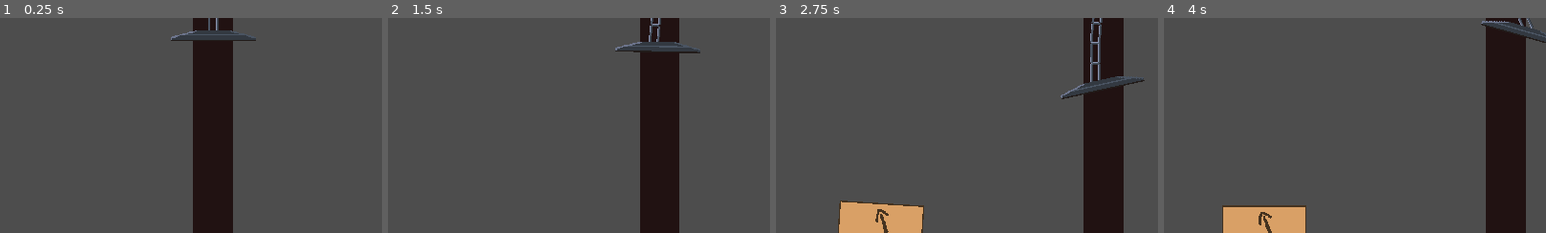
Above: before the commit, frames 1-4 (left to right).
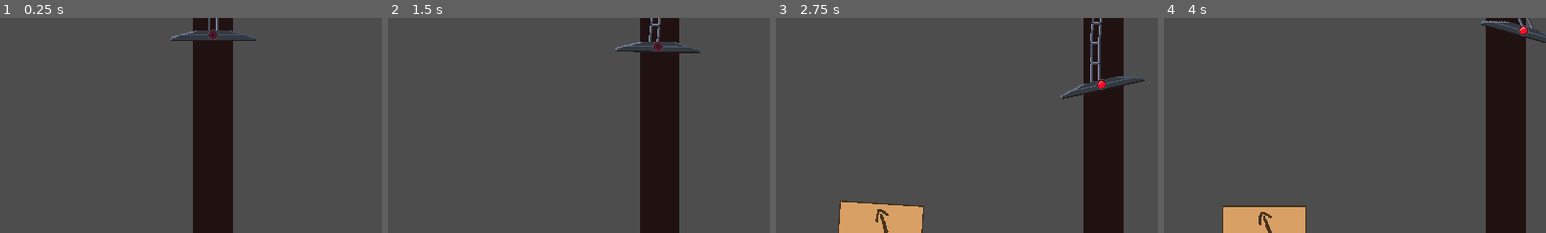
Above: after the commit, the same moments.

Repository: nanodeath/tippy-towers
Game: Godot game, scene res://game.tscn
Same seed, same stepped clock (60 frames per second), same inputs: the game is played once before the commit and once after it. The engine's default icon, where the game draws it, is replaced by a stand-in: a white triangle on a blue panel in a dark square.
Inputs:
- Up to frame 1 (0.25 s): no input
- Up to frame 2 (1.5 s): tap Enter at 0.5 s; hold D (move_right) 0.53-1.28 s; tap Space (toggle_magnet) at 0.6, 1.35 s; hold S (move_down) from 1.28 s (still down)
- Up to frame 3 (2.75 s): release S (move_down) at 2.03 s; hold D (move_right) from 2.03 s (still down); tap Space (toggle_magnet) at 2.1 s
- Up to frame 4 (4 s): release D (move_right) at 2.78 s; hold W (move_up) 2.78-3.53 s; tap Space (toggle_magnet) at 2.85, 3.6 s; hold A (move_left) from 3.53 s (still down)
The pictures show only the part of the screen within x 22-72%, y 26-76%; the shares and areas given below are measured in that part.

The runs differ from the first frame. In frame 1, 0.1% of the frame differs, in the area x 54-58%, y 5-11%; in frame 2, 0.1%; in frame 3, 0.1%, in the area x 83-87%, y 28-34%; in frame 4, 0.1%.

Commit message:
Add magnet light.

Diff:
--- a/tippy-towers/scenes/crane.tscn
+++ b/tippy-towers/scenes/crane.tscn
@@ -1,9 +1,10 @@
-[gd_scene load_steps=12 format=3 uid="uid://d2ytku27cc5of"]
+[gd_scene load_steps=16 format=3 uid="uid://d2ytku27cc5of"]
 
 [ext_resource type="Script" path="res://scripts/crane.gd" id="1_dp2g1"]
 [ext_resource type="Texture2D" uid="uid://cyed14anatvbx" path="res://art/crane.png" id="2_tib5a"]
 [ext_resource type="PackedScene" uid="uid://tlivsympbxyw" path="res://scenes/chain_link.tscn" id="3_1rkxp"]
 [ext_resource type="Texture2D" uid="uid://lh2e6lwh838u" path="res://art/magnet.png" id="4_ge2jl"]
+[ext_resource type="Texture2D" uid="uid://dhnd3n0ef70ct" path="res://art/status_light.png" id="5_v5xqx"]
 
 [sub_resource type="RectangleShape2D" id="RectangleShape2D_aahc5"]
 size = Vector2(128, 96)
@@ -22,6 +23,33 @@
 
 [sub_resource type="RectangleShape2D" id="RectangleShape2D_mjl0t"]
 size = Vector2(128, 48)
+
+[sub_resource type="AtlasTexture" id="AtlasTexture_1h4fa"]
+atlas = ExtResource("5_v5xqx")
+region = Rect2(0, 0, 32, 32)
+
+[sub_resource type="AtlasTexture" id="AtlasTexture_0lohp"]
+atlas = ExtResource("5_v5xqx")
+region = Rect2(32, 0, 32, 32)
+
+[sub_resource type="SpriteFrames" id="SpriteFrames_2etnk"]
+animations = [{
+"frames": [{
+"duration": 1.0,
+"texture": SubResource("AtlasTexture_1h4fa")
+}],
+"loop": true,
+"name": &"default",
+"speed": 5.0
+}, {
+"frames": [{
+"duration": 1.0,
+"texture": SubResource("AtlasTexture_0lohp")
+}],
+"loop": true,
+"name": &"on",
+"speed": 5.0
+}]
 
 [sub_resource type="RectangleShape2D" id="RectangleShape2D_rt02g"]
 size = Vector2(16, 320)
@@ -168,6 +196,11 @@
 position = Vector2(0, 32)
 shape = SubResource("RectangleShape2D_mjl0t")
 
+[node name="Light" type="AnimatedSprite2D" parent="Magnet"]
+position = Vector2(0, -1)
+scale = Vector2(0.5, 0.5)
+sprite_frames = SubResource("SpriteFrames_2etnk")
+
 [node name="CollisionShape2D2" type="CollisionShape2D" parent="."]
 position = Vector2(-24, -96)
 shape = SubResource("RectangleShape2D_rt02g")
--- a/tippy-towers/scripts/crane.gd
+++ b/tippy-towers/scripts/crane.gd
@@ -11,6 +11,7 @@
 @onready var anchor_min = $AnchorMin
 @onready var anchor_max = $AnchorMax
 @onready var game: Game
+@onready var light = $Magnet/Light
 
 var magnet_activated: bool = false
 
@@ -99,8 +100,10 @@
 func _update_magnet():
 	if magnet_activated:
 		gravity_zone.process_mode = Node.PROCESS_MODE_INHERIT
+		light.play("on")
 	else:
 		gravity_zone.process_mode = Node.PROCESS_MODE_DISABLED
+		light.play("default")
 
 func _body_entered(body: Node):
 	pass
Binary file added: tippy-towers/art/status_light.aseprite
Binary file added: tippy-towers/art/status_light.png
Not shown, added: tippy-towers/art/status_light.png.import
